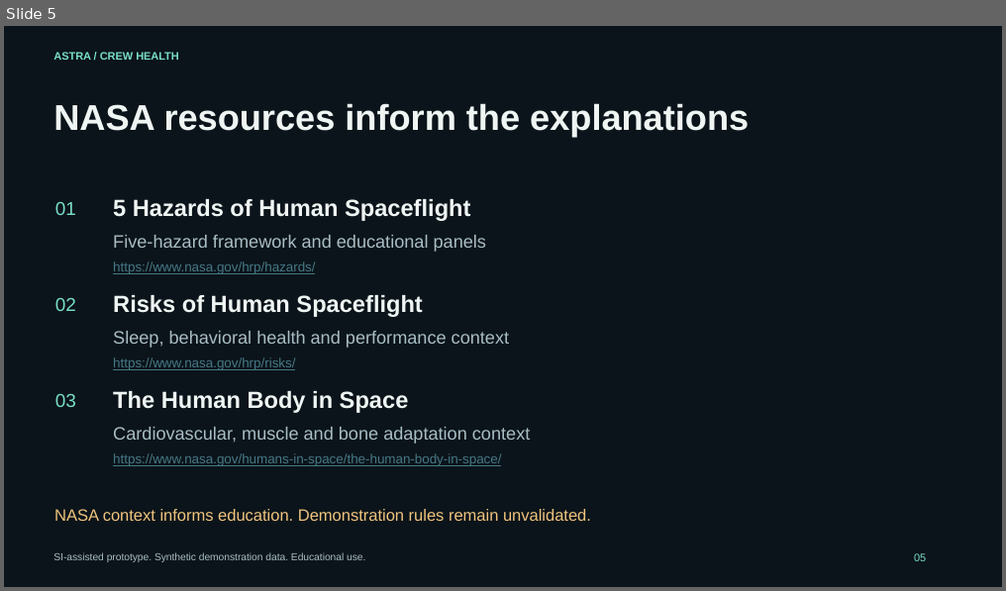
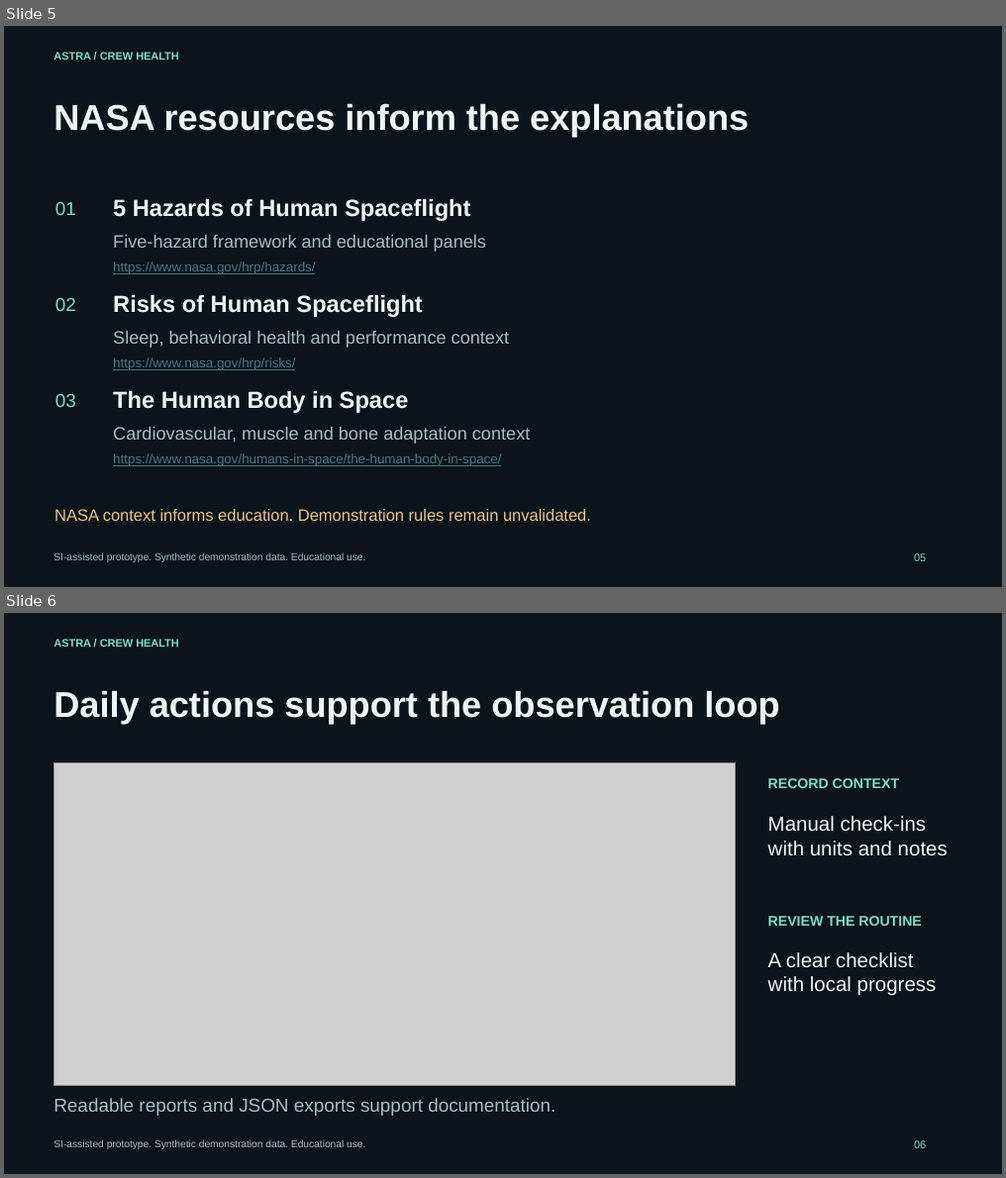
Before and after one commit to YoussoufHard/astra-crew-health, a slide deck: presentation/ASTRA-Presentation.pptx. Shown one above the other, each under a label of ours: slide 5 before the commit, slides 5 and 6 after it. The pictures are 1006x591 and 1006x1178 pixels, drawn with LibreOffice and Linux fonts; fonts in the diff are those of the drawing; grey boxes stand for pictures. Boxes give left, top, right and bottom in pixels: in the first picture for what was removed or moved away, otherwise in the second. Text is boxed around its words. In the diff, an @@ line names an element or a change of style, - is before the commit and + after.

Commit message:
Polish responsive navigation and add real screenshots to the jury deck

```diff
--- a/presentation/ASTRA-Presentation.pptx
+++ b/presentation/ASTRA-Presentation.pptx
@@ slide 6 added at (4,613,1002,1174), background #0B141A @@
@@ text added at (54,639,179,647), 10.5 pt, text #79DECA, bold @@
+ASTRA / CREW HEALTH
@@ text added at (54,690,779,724), 34.5 pt, text #EFF5F3, bold @@
+Daily actions support the observation loop
@@ picture added at (54,762,736,1085) @@
@@ text added at (768,778,899,788), 13.5 pt, text #79DECA, bold @@
+RECORD CONTEXT
@@ text added at (768,816,947,857), 19.5 pt, text #EFF5F3 @@
+Manual check-ins
+with units and notes
@@ text added at (768,916,921,926), 13.5 pt, text #79DECA, bold @@
+REVIEW THE ROUTINE
@@ text added at (768,953,937,996), 19.5 pt, text #EFF5F3 @@
+A clear checklist
+with local progress
@@ text added at (54,1098,555,1116), 18 pt, text #A9BDC4 @@
+Readable reports and JSON exports support documentation.
@@ text added at (54,1141,365,1150), 9.8 pt, text #A9BDC4 @@
+SI-assisted prototype. Synthetic demonstration data. Educational use.
@@ text added at (914,1141,926,1149), 10.5 pt, text #79DECA @@
+06
```
Also in this commit, not shown: 2 slides changed, 1 slide removed, 8 other files.
